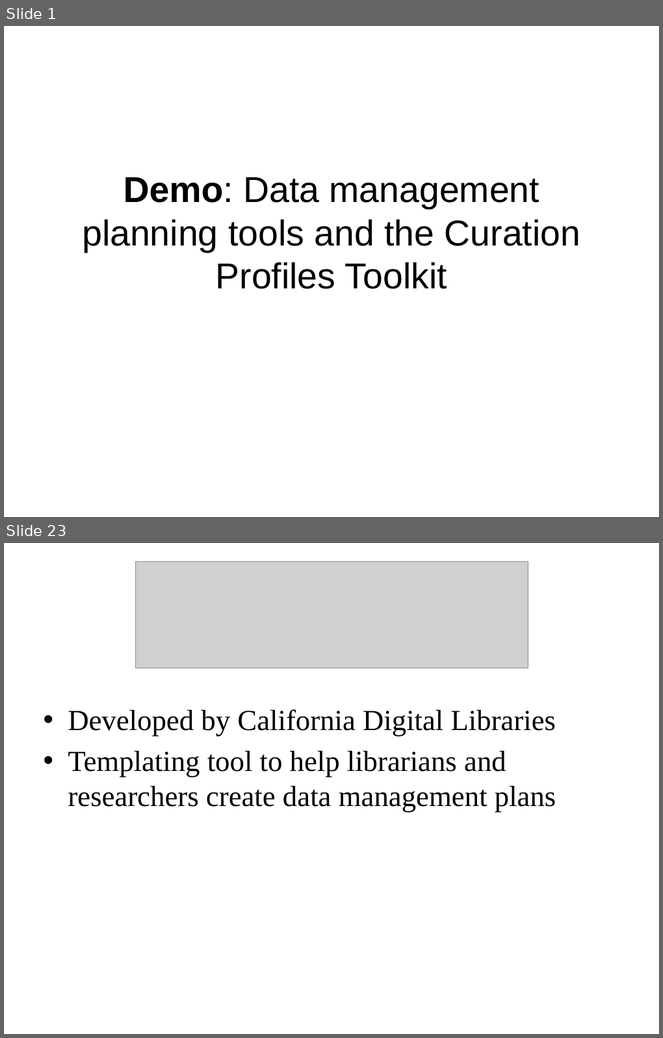
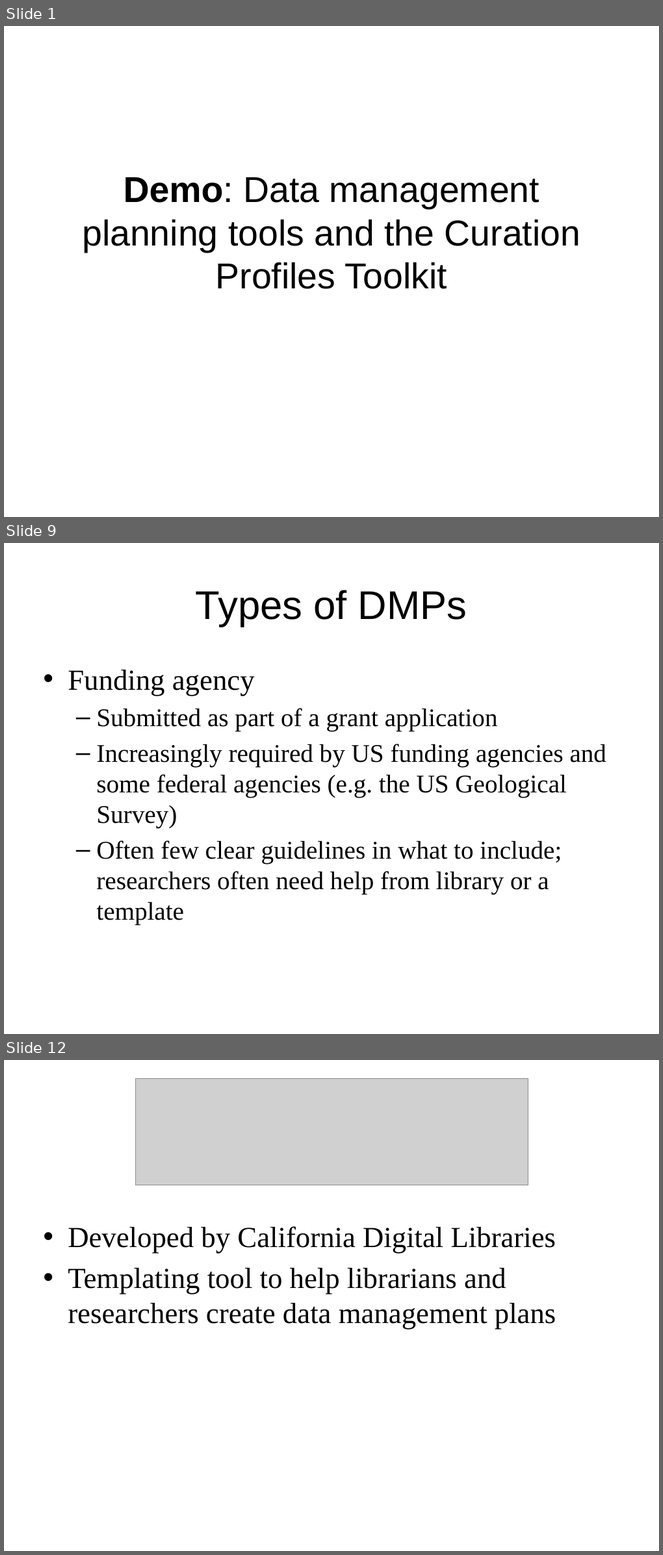
Before and after one commit to DataCurationWorkshop/Beijing-2015, a slide deck: Day1_Demo_DMPTools.pptx. Shown one above the other, each under a label of ours: slides 1 and 23 before the commit, slides 1, 9 and 12 after it; the slides between them are not shown. The pictures are 663x1038 and 663x1555 pixels, drawn with LibreOffice and Linux fonts; fonts in the diff are those of the drawing; grey boxes stand for pictures; background and template pictures are left out. Boxes give left, top, right and bottom in pixels: in the first picture for what was removed or moved away, otherwise in the second. Text is boxed around its words. In the diff, an @@ line names an element or a change of style, - is before the commit and + after.

```diff
--- a/Day1_Demo_DMPTools.pptx
+++ b/Day1_Demo_DMPTools.pptx
@@ slide 9 added at [4,543,659,1034], background #FFFFFF @@
@@ title added at [196,590,467,627], 44 pt, text #000000 @@
+Types of DMPs
@@ text added at [68,670,607,925], 28 pt, text #000000 @@
+• Funding agency
+  – Submitted as part of a grant application
+  – Increasingly required by US funding agencies and some federal agencies (e.g. the US Geological Survey)
+  – Often few clear guidelines in what to include; researchers often need help from library or a template
@@ what was slide 23 is now slide 12 @@
```
Also in this commit, not shown: 2 slides changed, 23 other slides added, 6 slides removed, 1 other file.
